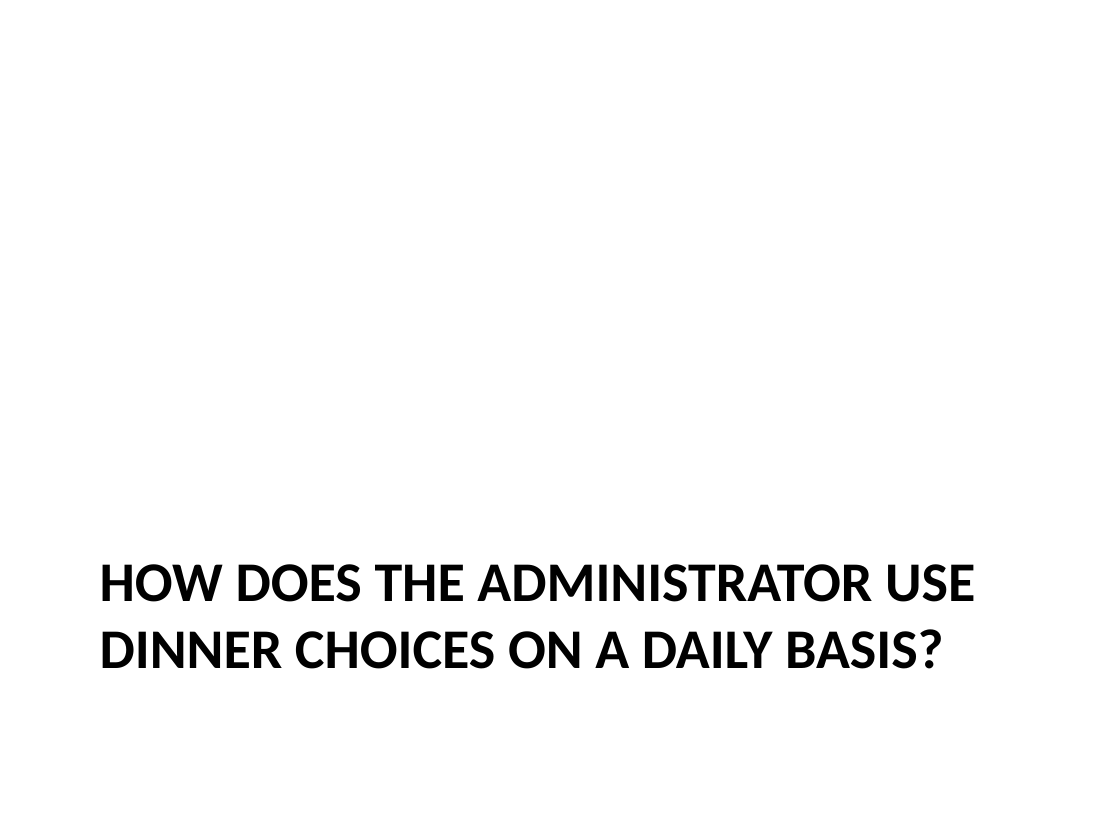
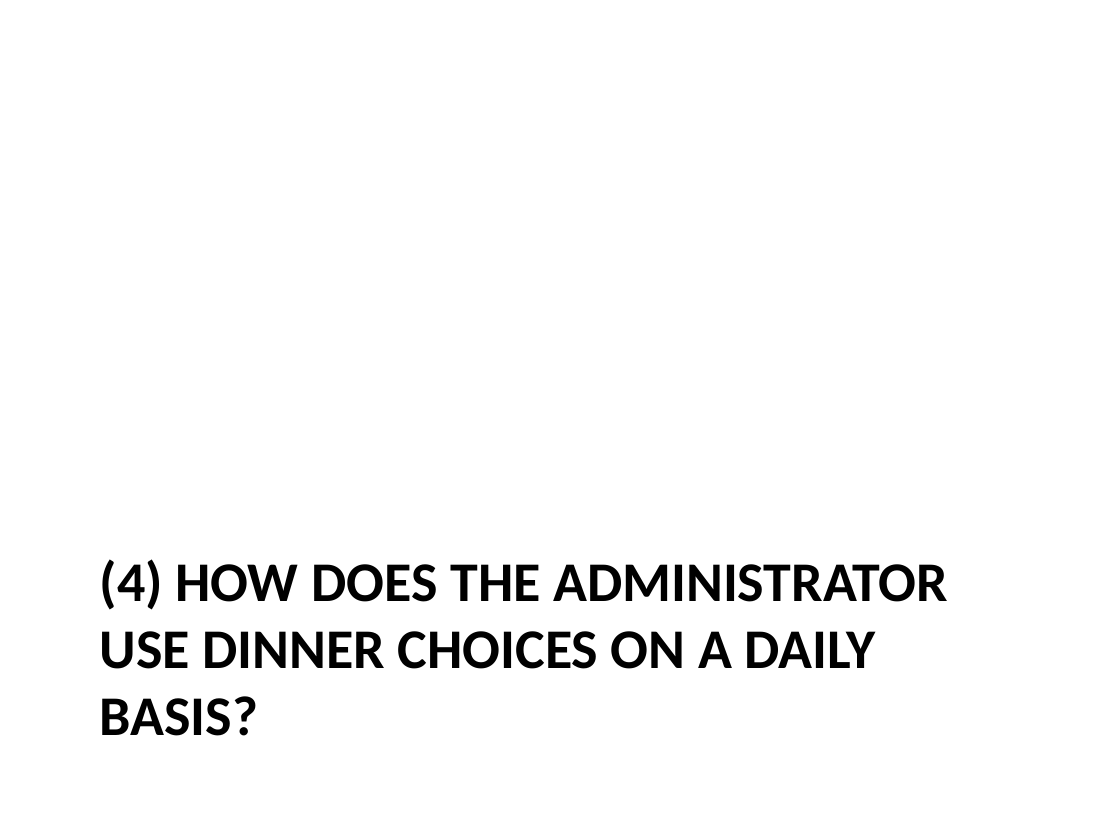
Before and after one commit to asfcarter/dinner_choices, a slide deck: slide 17 of Admin/User guides/Admin_info.pptx (slide 5 before the commit). Drawn at 1120x840 pixels with LibreOffice and Linux fonts; fonts in the diff are those of the drawing. Boxes give left, top, right and bottom in pixels: in the first picture for what was removed or moved away, otherwise in the second. Text is boxed around its words. In the diff, an @@ line names an element or a change of style, - is before the commit and + after.

```diff
--- a/Admin/User guides/Admin_info.pptx
+++ b/Admin/User guides/Admin_info.pptx
@@ title at bbox=[100, 559, 948, 669]: text changed @@
-HOW DOES THE ADMINISTRATOR USE DINNER CHOICES ON A DAILY BASIS?
+(4) HOW DOES THE ADMINISTRATOR USE DINNER CHOICES ON A DAILY BASIS?
```
Also in this commit, not shown: 7 other slides changed, 21 slides added, 1 slide removed, 19 other files.
